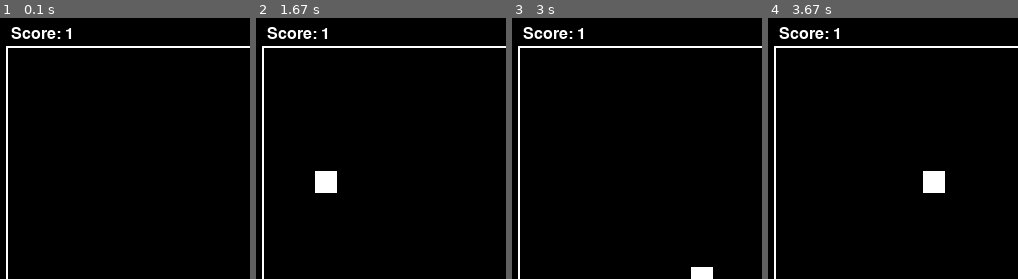
Above: before the commit, frames 1-4 (left to right).
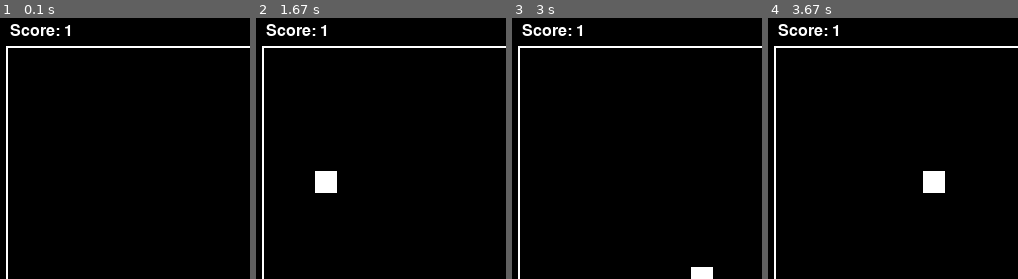
Above: after the commit, the same moments.

Repository: chees-e/PygameMisc
Game: pygame game, started from snake/snake.py
Two runs of this game, one before a commit and one after it. Both use one fixed random seed, a clock stepped at 60 frames per second and the inputs below.
Inputs:
- Up to frame 1 (0.1 s): no input
- Up to frame 2 (1.67 s): hold Right 0.33-0.8 s; hold Up 0.83-1.3 s; hold Right from 1.33 s (still down)
- Up to frame 3 (3 s): release Right at 1.8 s; hold Down 2.4-2.7 s; hold Left from 2.73 s (still down)
- Up to frame 4 (3.67 s): release Left at 3.13 s; hold Up 3.17-3.53 s; hold Right from 3.57 s (still down)
The pictures show only the part of the screen within x 0-50%, y 0-50%; the shares and areas given below are measured in that part.

The runs differ from the first frame. In frame 1, 0.8% of the frame differs, in the area x 4-29%, y 2-9%; in frame 2, 0.8%; in frame 3, 0.8%; in frame 4, 0.8%.

Commit message:
added sound

Diff:
--- a/snake/snake.py
+++ b/snake/snake.py
@@ -93,6 +93,7 @@
         self.screen = screen
         self.font = pg.font.SysFont(G.font_path, G.font_size)
 
+        self.sound = pg.mixer.Sound("./eat.wav")
 
         self.alive = True
         self.length = 1
@@ -126,7 +127,7 @@
         self.group.draw(self.screen)
         score = self.font.render(f"Score: {self.length}", True, G.text_colour)
 
-        self.screen.blit(score, (self.LLimit-G.snake_width//2, self.Ulimit - 1.5 * (G.snake_width + G.border_thickness)))
+        self.screen.blit(score, (self.LLimit-G.spacing//2, self.Ulimit - 1.5 * (G.spacing + G.border_thickness)))
 
         pg.display.flip()
 
@@ -175,6 +176,7 @@
 
         if newx == self.food.x and newy == self.food.y:
             print("Food detected, new length:", self.length + 1)
+            pg.mixer.Sound.play(self.sound)
             self.body.append(Body(newx, newy))
             self.group.add(self.body[-1])
             self.length += 1
Not shown, added: snake/eat.wav
